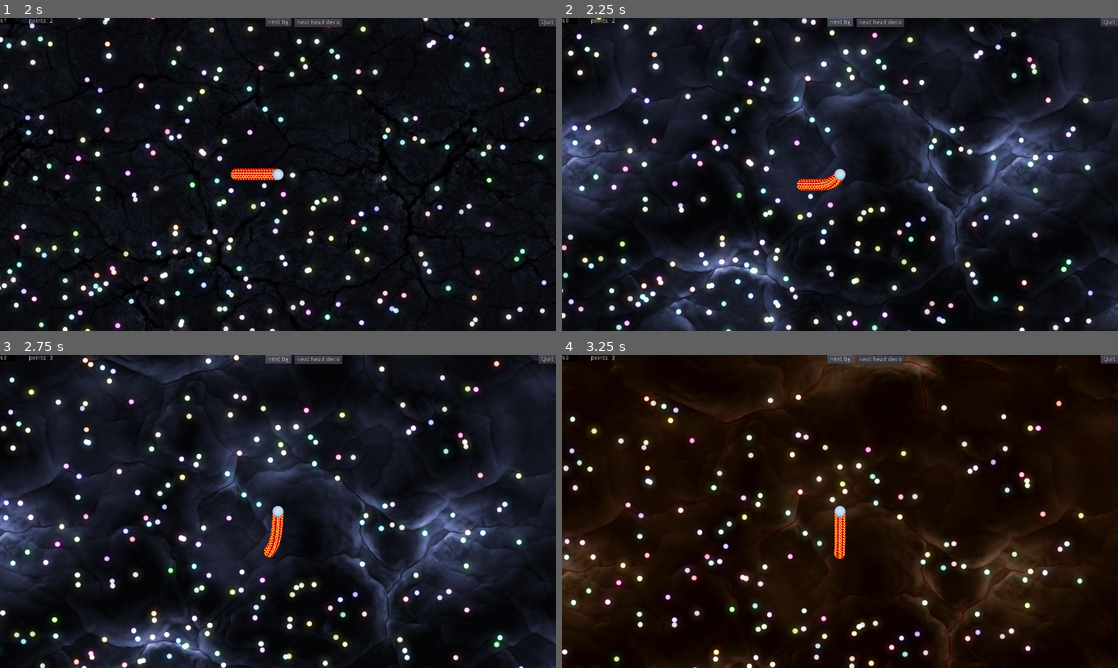
Above: before the commit, frames 1-4 (two rows, left to right).
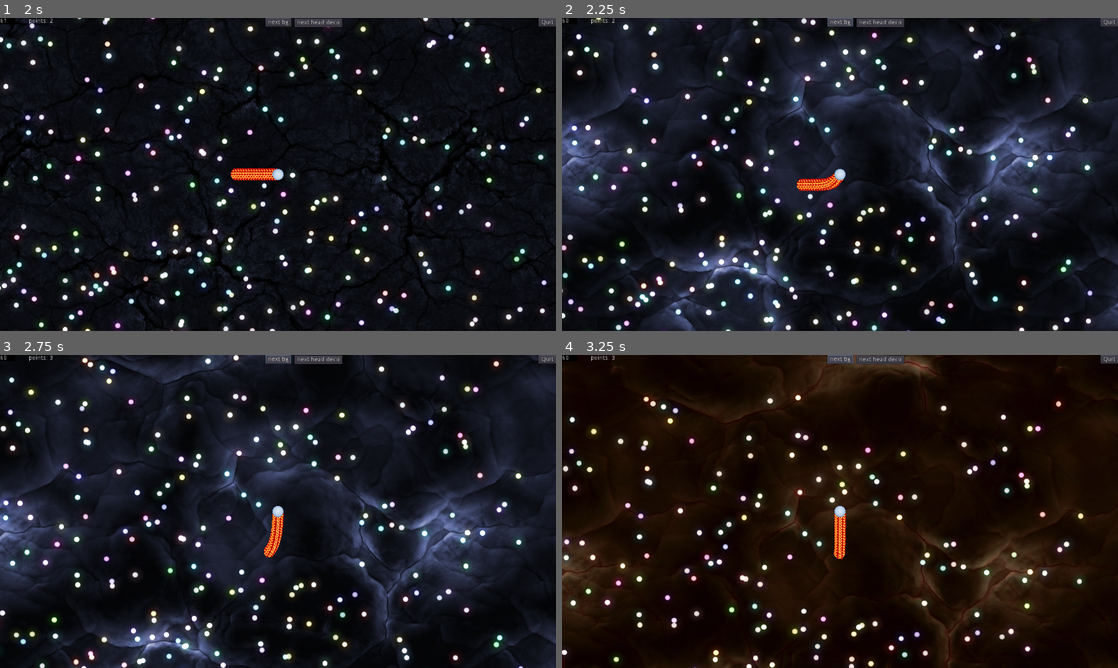
Above: after the commit, the same moments.

Repository: PostPollux/wriggly-worms
Game: Godot game, scene res://game.tscn
Two runs of this game, one before a commit and one after it. Both use one fixed random seed, a clock stepped at 60 frames per second and the inputs below. The engine's default icon, where the game draws it, is replaced by a stand-in: a white triangle on a blue panel in a dark square.
Inputs (mouse positions are in pixels of both pictures, inside the frame that each line leads up to):
- Up to frame 1 (2 s): click (278, 152) at 0.52 s; type "Alex" at 0.6 s; click "Play" at 1.25 s
- Up to frame 2 (2.25 s): click "next bg" at 2 s
- Up to frame 3 (2.75 s): no input
- Up to frame 4 (3.25 s): click "next bg" at 2.75 s

Frame 1 is identical in both runs. In frame 2, 1.5% of the frame differs, in the area x 0-96%, y 0-100%; in frame 3, 1.3%; in frame 4, 1.5%.

Commit message:
fix drop points

Diff:
--- a/Worms/Head.gd
+++ b/Worms/Head.gd
@@ -39,7 +39,7 @@
 				var cam_zoom : float = 1 + (Worm.current_scale - 1) * 0.2
 				camera.zoom = Vector2(cam_zoom, cam_zoom)
 
-				if Input.is_action_pressed("turbo") and Worm.worm_points > 20:
+				if Input.is_action_pressed("turbo") and Worm.worm_points > 0:
 					drop_time += delta
 					current_speed = min(current_speed + Worm.acceleration, Worm.turbo_speed)
 					if drop_time > Worm.turbo_drop_interval:
